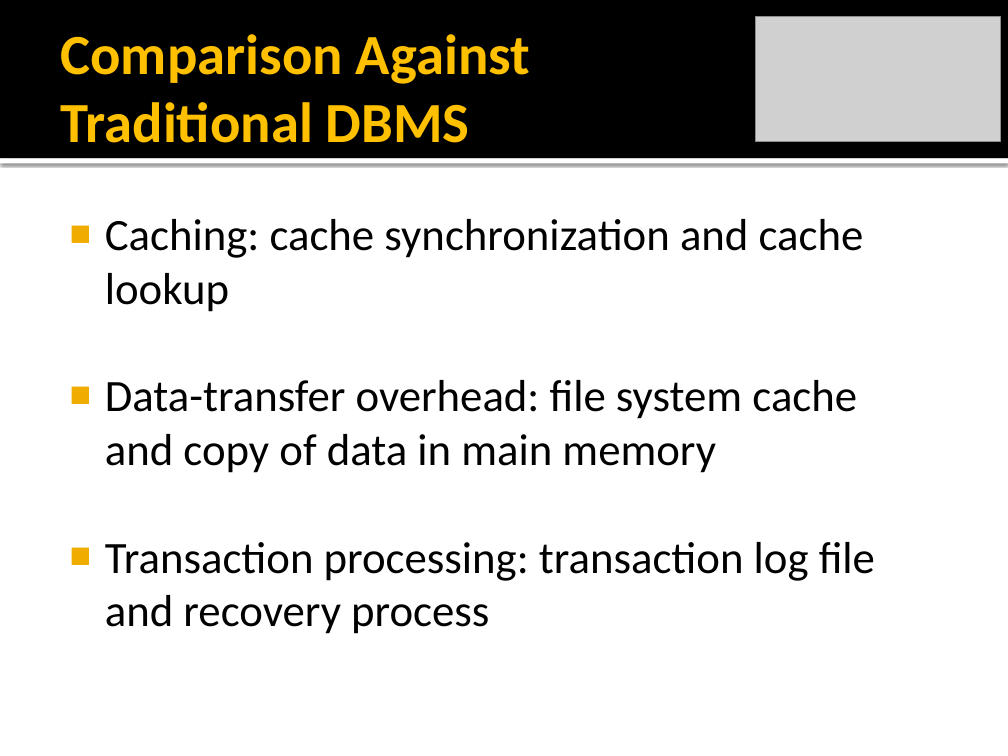
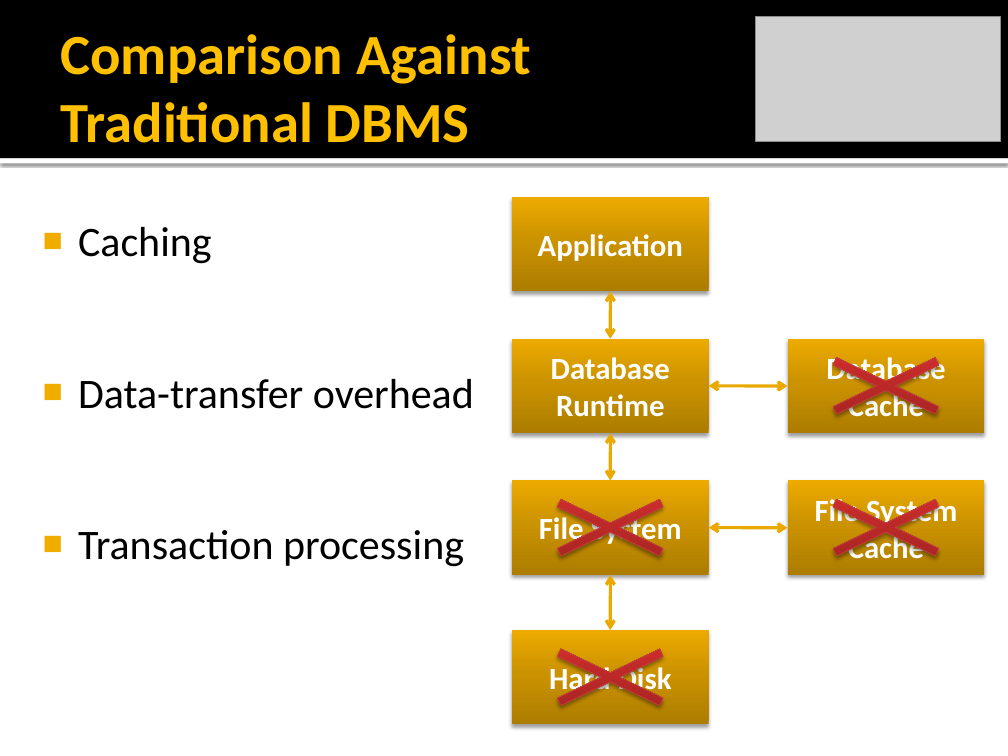
Before and after one commit to rickilama54/portable-db-bench, a slide deck: slide 5 of tesi/presentazione/Barbagallo-IMDB.pptx (slide 4 before the commit). Drawn at 1008x756 pixels with LibreOffice and Linux fonts; fonts in the diff are those of the drawing; grey boxes stand for pictures. Boxes give left, top, right and bottom in pixels: in the first picture for what was removed or moved away, otherwise in the second. Text is boxed around its words. In the diff, an @@ line names an element or a change of style, - is before the commit and + after.

```diff
--- a/tesi/presentazione/Barbagallo-IMDB.pptx
+++ b/tesi/presentazione/Barbagallo-IMDB.pptx
@@ rectangle added at (x1=512, y1=197, x2=709, y2=291), fill gradient #AE7D00 to #CC9300 to #EEAB00, 22 pt, text #FFFFFF, bold @@
+Application
@@ text at (x1=78, y1=227, x2=474, y2=567): text changed; size 32 to 30 pt @@
-■ Caching: cache synchronization and cache lookup
-■ Data-transfer overhead: file system cache and copy of data in main memory
-■ Transaction processing: transaction log file and recovery process
+■ Caching
+■ Data-transfer overhead
+■ Transaction processing
@@ double arrow added from (611, 291) to (610, 339), #EBA900 2.25 pt @@
@@ rectangle added at (x1=512, y1=339, x2=709, y2=433), fill gradient #AE7D00 to #CC9300 to #EEAB00, 22 pt, text #FFFFFF, bold @@
+Database Runtime
@@ rectangle added at (x1=787, y1=339, x2=984, y2=433), fill gradient #AE7D00 to #CC9300 to #EEAB00, 22 pt, text #FFFFFF, bold @@
+Database Cache
@@ cross added at (x1=787, y1=339, x2=984, y2=433), fill gradient #A02322 to #BC2A28 to #DC302F, outline #C54342 0.5 pt @@
@@ double arrow added from (787, 386) to (709, 386), #EBA900 2.25 pt @@
@@ double arrow added from (611, 433) to (610, 481), #EBA900 2.25 pt @@
@@ rectangle added at (x1=512, y1=481, x2=709, y2=576), fill gradient #AE7D00 to #CC9300 to #EEAB00, 22 pt, text #FFFFFF, bold @@
+File System
@@ cross added at (x1=512, y1=481, x2=709, y2=576), fill gradient #A02322 to #BC2A28 to #DC302F, outline #C54342 0.5 pt @@
@@ rectangle added at (x1=787, y1=481, x2=984, y2=576), fill gradient #AE7D00 to #CC9300 to #EEAB00, 22 pt, text #FFFFFF, bold @@
+File System Cache
@@ cross added at (x1=787, y1=481, x2=984, y2=576), fill gradient #A02322 to #BC2A28 to #DC302F, outline #C54342 0.5 pt @@
@@ double arrow added from (709, 527) to (787, 528), #EBA900 2.25 pt @@
@@ double arrow added from (610, 630) to (611, 575), #EBA900 2.25 pt @@
@@ rectangle added at (x1=512, y1=630, x2=709, y2=725), fill gradient #AE7D00 to #CC9300 to #EEAB00, 22 pt, text #FFFFFF, bold @@
+Hard Disk
@@ cross added at (x1=512, y1=630, x2=709, y2=725), fill gradient #A02322 to #BC2A28 to #DC302F, outline #C54342 0.5 pt @@
```
Also in this commit, not shown: 11 slides added, 9 slides removed.
